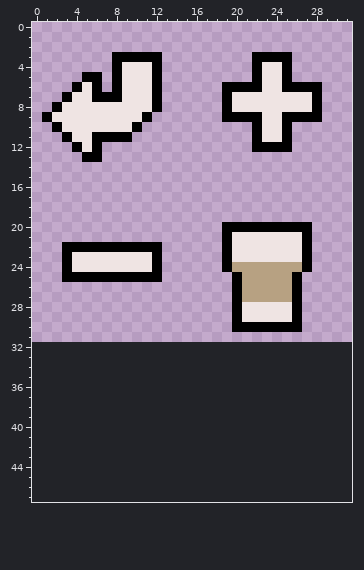
Two states of a pixel-art sprite, data/icons.png. This is how it looked before the edit.
The file is 32x32 pixels. The old version is drawn lined up with the new one, on the new canvas.
Now the later version:
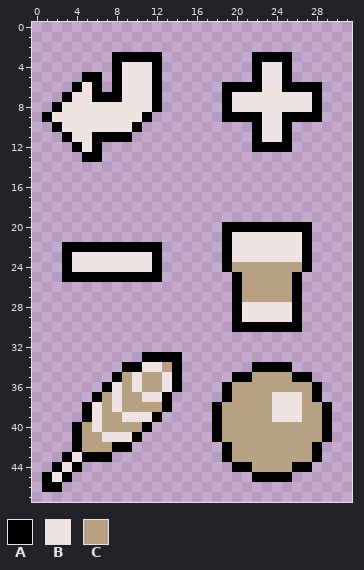
Palette (. is transparent): A #000000  B #efe4e3  C #b7a182
Commit message: two more icons in the example for a more complete ring
Difference:
canvas 32x32 -> 32x48
y 33: x 11..14 .... -> AAAA
y 34: x 9..14 ...... -> AABBCA; x 22..25 .... -> AAAA
y 35: x 8..14 ....... -> ACBCCBA; x 20..27 ........ -> AACCCCAA
y 36: x 7..14 ........ -> ABCBCCBA; x 19..28 .......... -> ACCCCCCCCA
y 37: x 6..13 ........ -> ACBCCBBA; x 19..28 .......... -> ACCCCBBBCA
y 38: x 5..13 ......... -> ABCBCCCCA; x 18..29 ............ -> ACCCCCBBBCCA
y 39: x 5..12 ........ -> ABCCBBBA; x 18..29 ............ -> ACCCCCBBBCCA
y 40: x 4..11 ........ -> ACBCCCCA; x 18..29 ............ -> ACCCCCCCCCCA
y 41: x 4..10 ....... -> ACCBBBA; x 18..29 ............ -> ACCCCCCCCCCA
y 42: x 4..9 ...... -> ACCCAA; x 19..28 .......... -> ACCCCCCCCA
y 43: x 3..7 ..... -> ABAAA; x 19..28 .......... -> ACCCCCCCCA
y 44: x 2..4 ... -> ABA; x 20..27 ........ -> AACCCCAA
y 45: x 1..3 ... -> ABA; x 22..25 .... -> AAAA
y 46: x 1..2 .. -> AA
